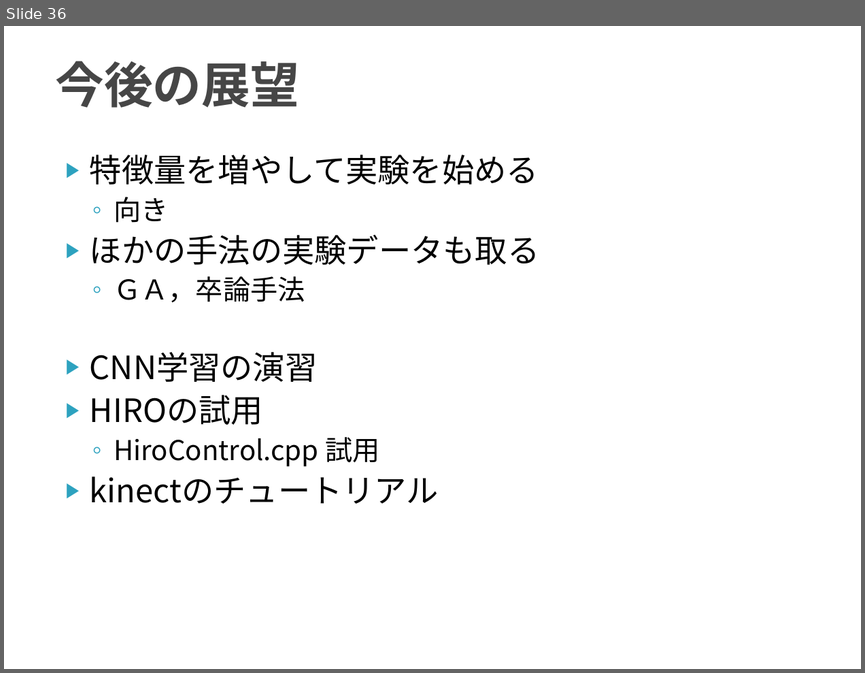
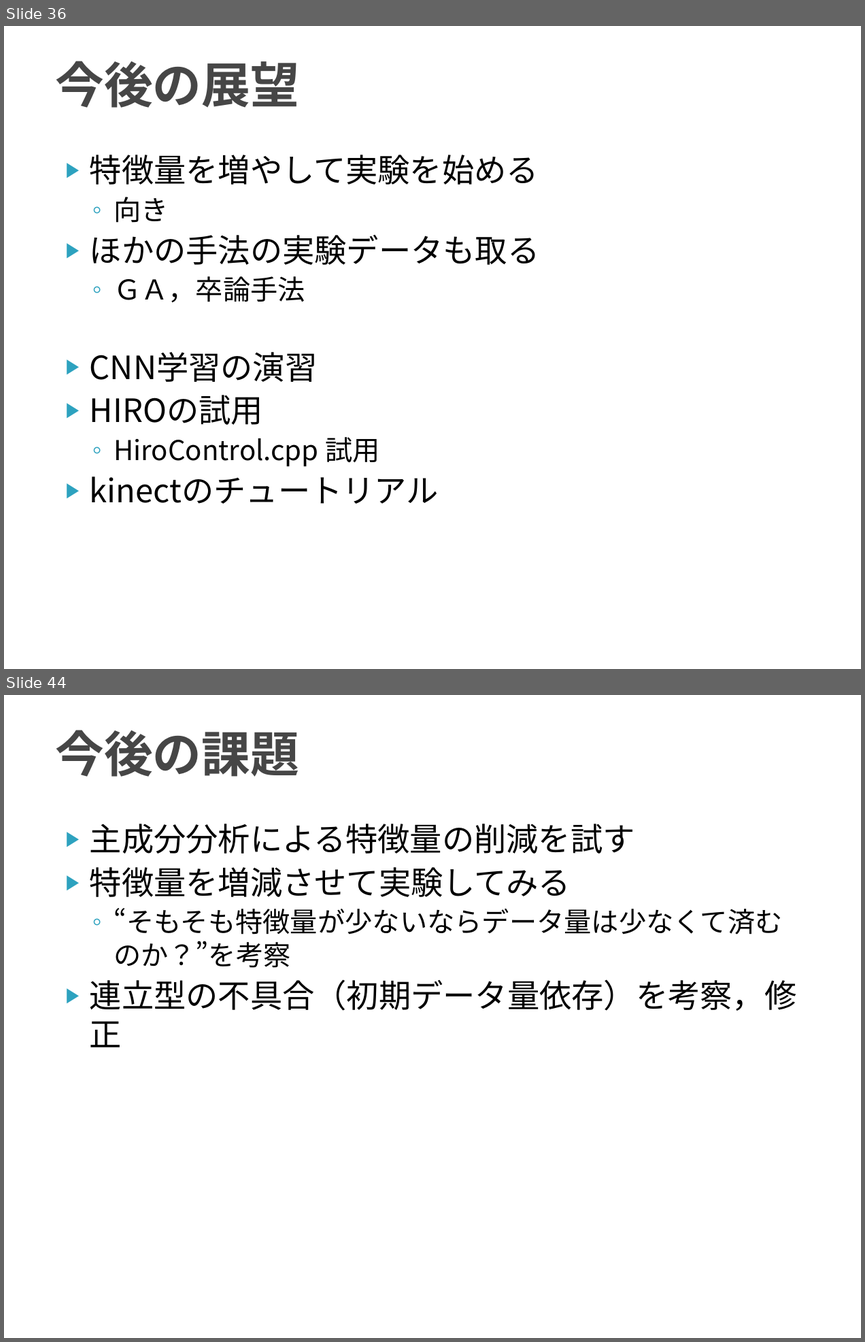
Before and after one commit to TetsuyaKomota/GitforEclipseTest, a slide deck: IntentionLearning_v2/slide/discussion2016.pptx. Shown one above the other, each under a label of ours: slide 36 before the commit, slides 36 and 44 after it; the slides between them are not shown. The pictures are 865x673 and 865x1342 pixels, drawn with LibreOffice and Linux fonts; fonts in the diff are those of the drawing. Boxes give left, top, right and bottom in pixels: in the first picture for what was removed or moved away, otherwise in the second. Text is boxed around its words. In the diff, an @@ line names an element or a change of style, - is before the commit and + after.

Commit message:
一連のMat_SOINN初期データ量問題の原因がおそらくまともにSOINNを動かしていなかったことであることが判明した． 単に枝刈りをし忘れていたということもあるが，そもそもSOINNがグラフをうまく構成できていないことが分かるので，v2 としてきちんと考察しなおすことにする．

```diff
--- a/IntentionLearning_v2/slide/discussion2016.pptx
+++ b/IntentionLearning_v2/slide/discussion2016.pptx
@@ slide 44 added at bbox=[4, 695, 861, 1338], background #FFFFFF @@
@@ title added at bbox=[55, 730, 299, 777], 41 pt, text #464646, bold @@
+今後の課題
@@ text added at bbox=[90, 824, 796, 1047], 27 pt, text #000000 @@
+▶ 主成分分析による特徴量の削減を試す
+▶ 特徴量を増減させて実験してみる
+  ◦ “そもそも特徴量が少ないならデータ量は少なくて済むのか？”を考察
+▶ 連立型の不具合（初期データ量依存）を考察，修正
```
Also in this commit, not shown: 7 other slides added, 6 other files.
